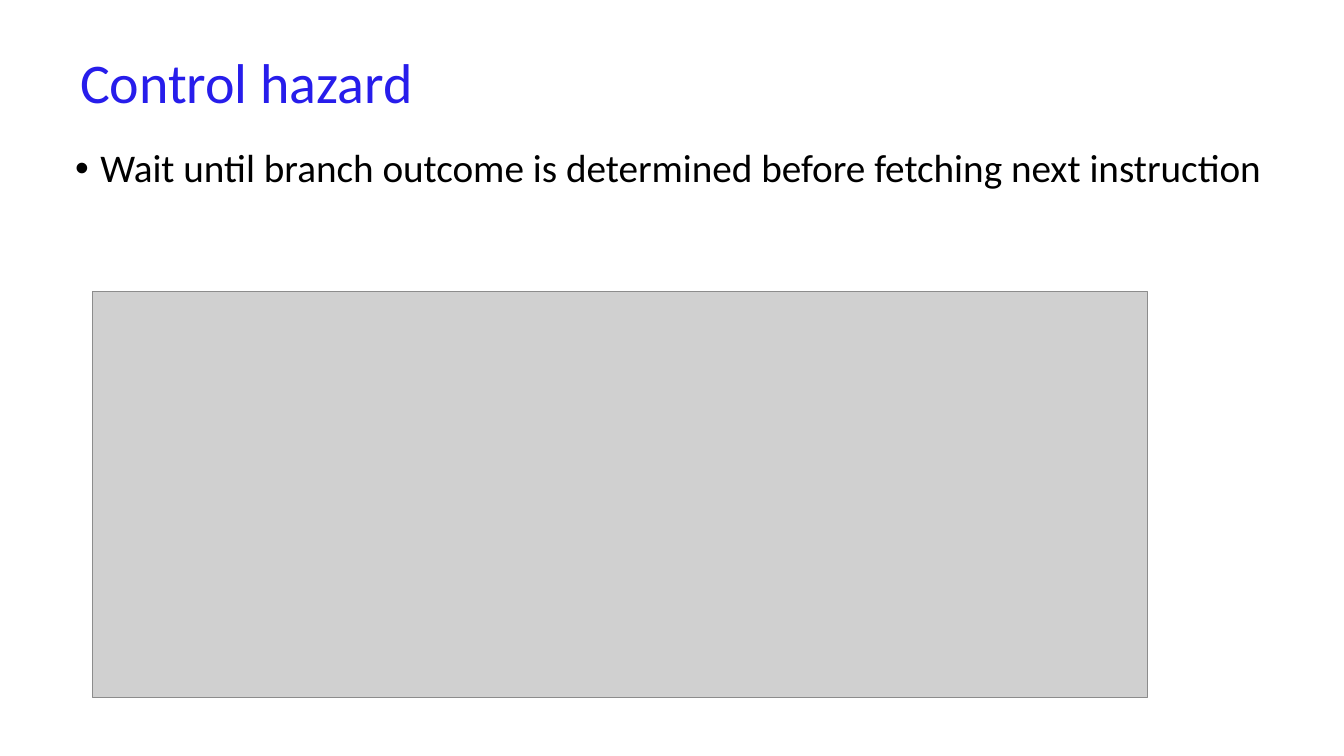
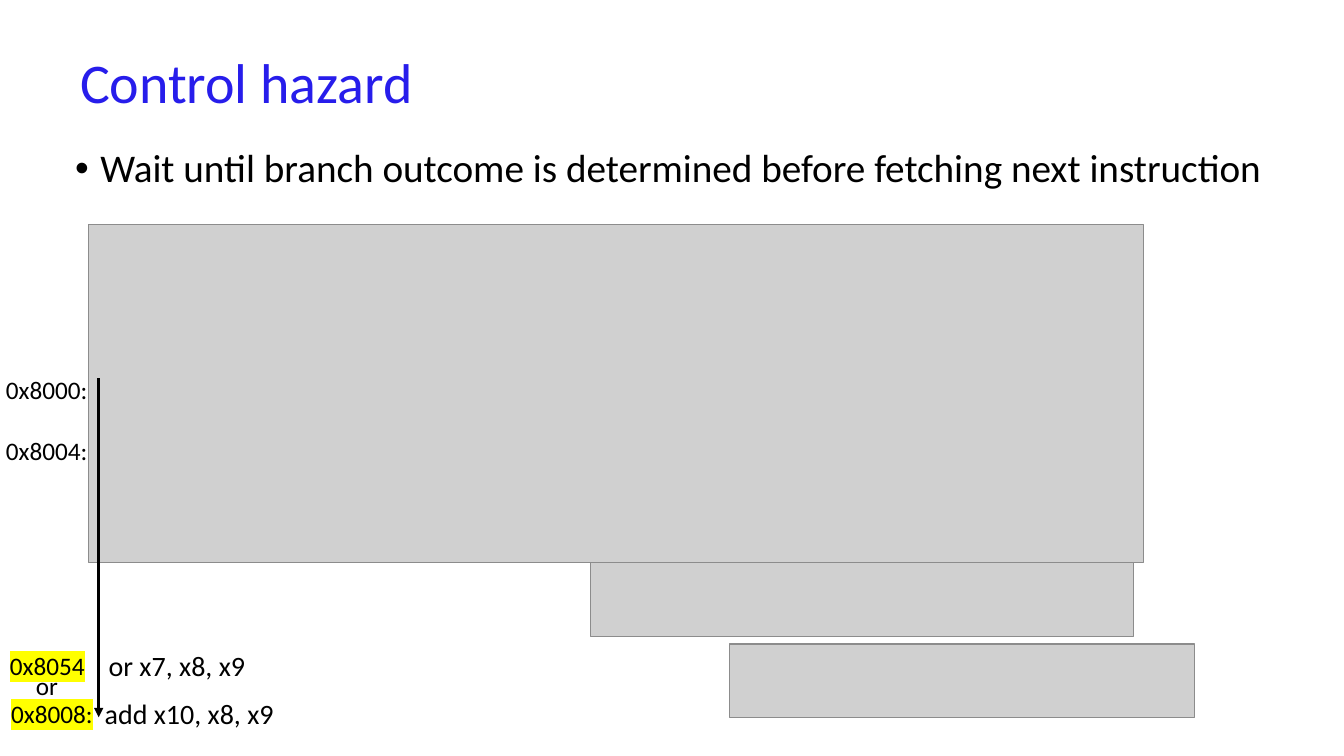
Before and after one commit to NYU-CSO/nyu-cso.github.io, a slide deck: slide 19 of notes/arch-simple2-pipeline.pptx (slide 18 before the commit). Drawn at 1344x756 pixels with LibreOffice and Linux fonts; fonts in the diff are those of the drawing; grey boxes stand for pictures. Boxes give left, top, right and bottom in pixels: in the first picture for what was removed or moved away, otherwise in the second. Text is boxed around its words. In the diff, an @@ line names an element or a change of style, - is before the commit and + after.

```diff
--- a/notes/arch-simple2-pipeline.pptx
+++ b/notes/arch-simple2-pipeline.pptx
@@ picture: place and size @@
-picture at [93, 292, 1148, 698]
+picture at [89, 225, 1144, 563]
@@ text added at [6, 381, 87, 399], 18 pt, text #000000 @@
+0x8000:
@@ arrow added from (99, 378) to (99, 718), #000000 2.25 pt @@
@@ text added at [6, 442, 87, 460], 18 pt, text #000000 @@
+0x8004:
@@ picture added at [591, 563, 1134, 636] @@
@@ text added at [10, 657, 85, 675], 18 pt, text #000000 @@
+0x8054
@@ text added at [109, 657, 245, 680], 20 pt, text #000000 @@
+or x7, x8, x9
@@ picture added at [729, 644, 1195, 718] @@
@@ text added at [36, 675, 58, 702], 18 pt, text #000000 @@
+or
@@ text added at [11, 705, 92, 724], 18 pt, text #000000 @@
+0x8008:
@@ text added at [105, 704, 273, 728], 20 pt, text #000000 @@
+add x10, x8, x9
```
Also in this commit, not shown: 10 other slides changed, 1 slide added, 1 other file.
